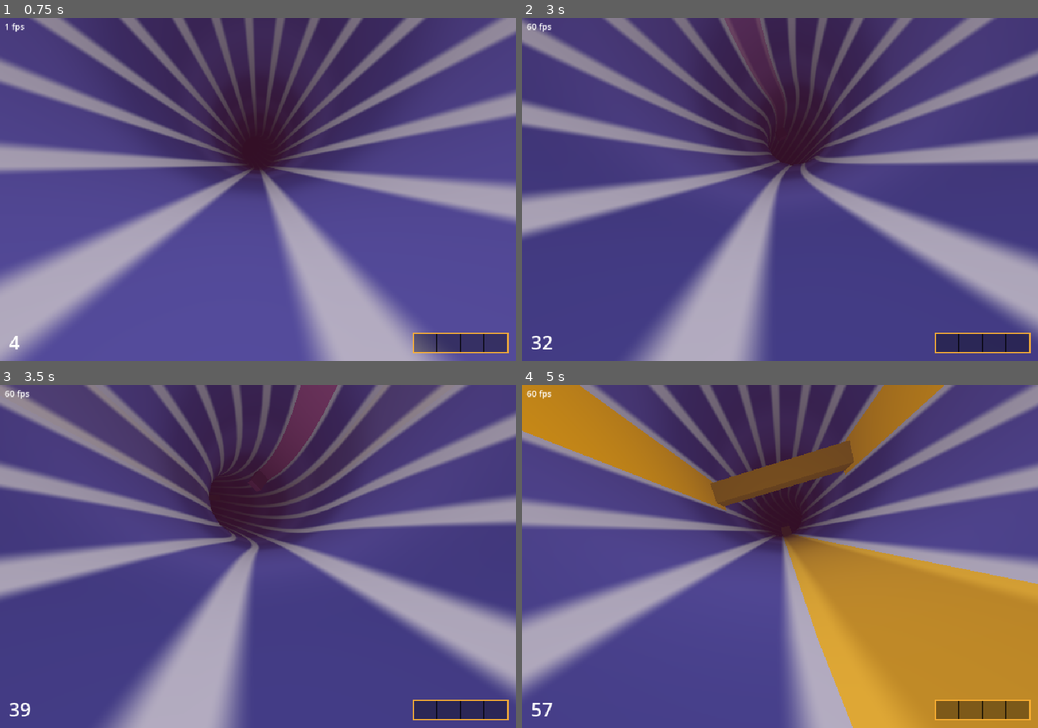
Above: before the commit, frames 1-4 (two rows, left to right).
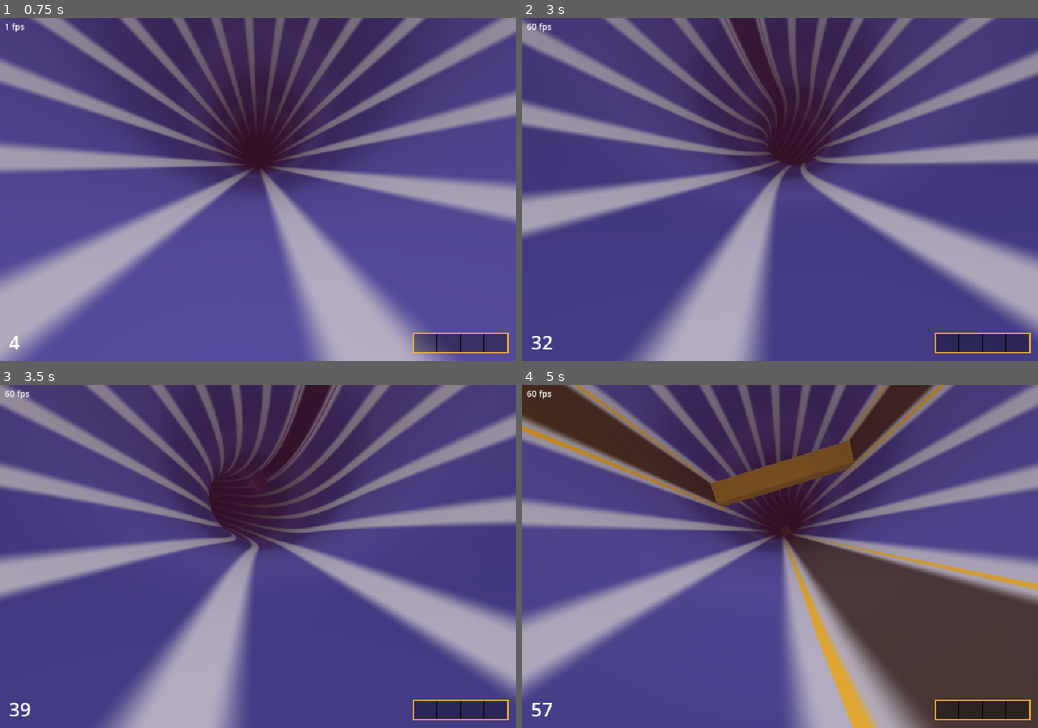
Above: after the commit, the same moments.

Repository: nhermosilla14/xpeedy
Game: Godot game, scene res://src/main.tscn
The game is run twice, just before and just after one commit, with the same random seed, the same clock (stepped at 60 frames per second) and the same inputs.
Inputs (mouse positions are in pixels of both pictures, inside the frame that each line leads up to):
- Up to frame 1 (0.75 s): move the mouse to (371, 172) at 0.52 s; hold Right (steer_right) from 0.53 s (still down); click (371, 172) at 0.67 s
- Up to frame 2 (3 s): move the mouse to (676, 206) at 1.27 s; release Right (steer_right) at 1.28 s; hold Left (steer_left) 1.28-2.03 s; move the mouse to (831, 114) at 2.02 s; hold Right (steer_right) from 2.03 s (still down); move the mouse to (754, 258) at 2.77 s; click (754, 258) at 2.92 s
- Up to frame 3 (3.5 s): keep holding Right (steer_right)
- Up to frame 4 (5 s): move the mouse to (934, 607) at 3.52 s; release Right (steer_right) at 3.53 s; hold Left (steer_left) from 3.53 s (still down); move the mouse to (625, 505) at 4.27 s

Frame 1 is identical in both runs. In frame 2, 0.4% of the frame differs, in the area x 39-49%, y 0-19%; in frame 3, 1.1%; in frame 4, 26%, in the area x 0-100%, y 0-100%.

Commit message:
Slice 0013 (look, pending review): translucent trails with edge lines, dotted shield spots

Diff:
--- a/src/view/tunnel.gdshader
+++ b/src/view/tunnel.gdshader
@@ -70,15 +70,23 @@
 	float band = smoothstep(0.2, 0.45, t) - smoothstep(0.7, 0.95, t);
 	vec3 colour = mix(SURFACE_DARK, SURFACE_LIGHT, band);
 
+	// Trails: dark tinted fill, the rails still show through.
+	colour = mix(colour, v_trail_colour * TRAIL_DARKEN, v_trail_fade * TRAIL_FILL);
+
 	// Rails along every lane boundary.
 	float rail = (1.0 - smoothstep(RAIL_CORE, RAIL_FADE, lane_d)) * RAIL_STRENGTH;
 	colour = mix(colour, RAIL_COLOUR, rail);
 
-	// Trails and spots keep their previous look until their own restyle.
-	colour = mix(colour, v_trail_colour, v_trail_fade);
-	colour = mix(colour, WARNING, v_trail_highlight);
+	// Trail edge lines in the full colour, and the red-orange highlight.
+	float edge = (1.0 - smoothstep(TRAIL_EDGE * 0.5, TRAIL_EDGE, lane_d)) * v_trail_fade;
+	colour = mix(colour, v_trail_colour, edge);
+	colour = mix(colour, WARNING, v_trail_highlight * max(edge, 0.35));
+
 	if (v_spot > 0.5) {
-		colour = SHIELD_SPOT;
+		vec2 p = v_local * SPOT_CELLS;
+		p.x += 0.5 * mod(floor(p.y), 2.0);
+		float dots = 1.0 - smoothstep(SPOT_RADIUS * 0.8, SPOT_RADIUS, length(fract(p) - 0.5));
+		colour = mix(SPOT_BASE, SHIELD_SPOT, dots);
 	}
 	ALBEDO = colour;
 }
Not shown, changed: src/view/look.gdshaderinc
Not shown, changed: docs/slices/0013-trails-and-spots-look.md
